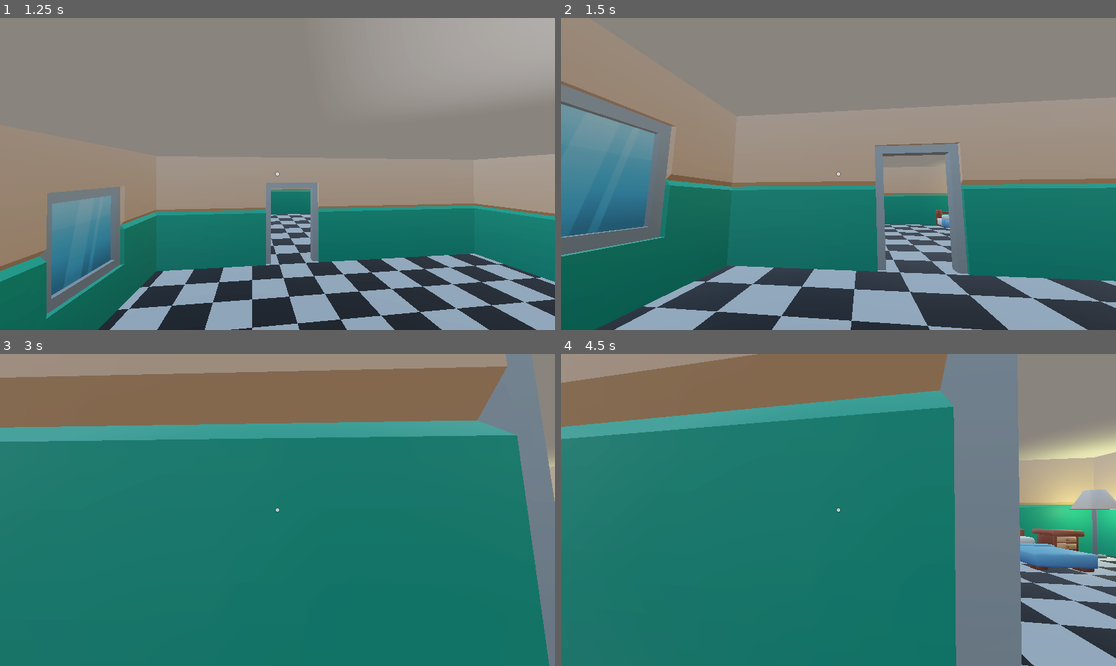
Above: before the commit, frames 1-4 (two rows, left to right).
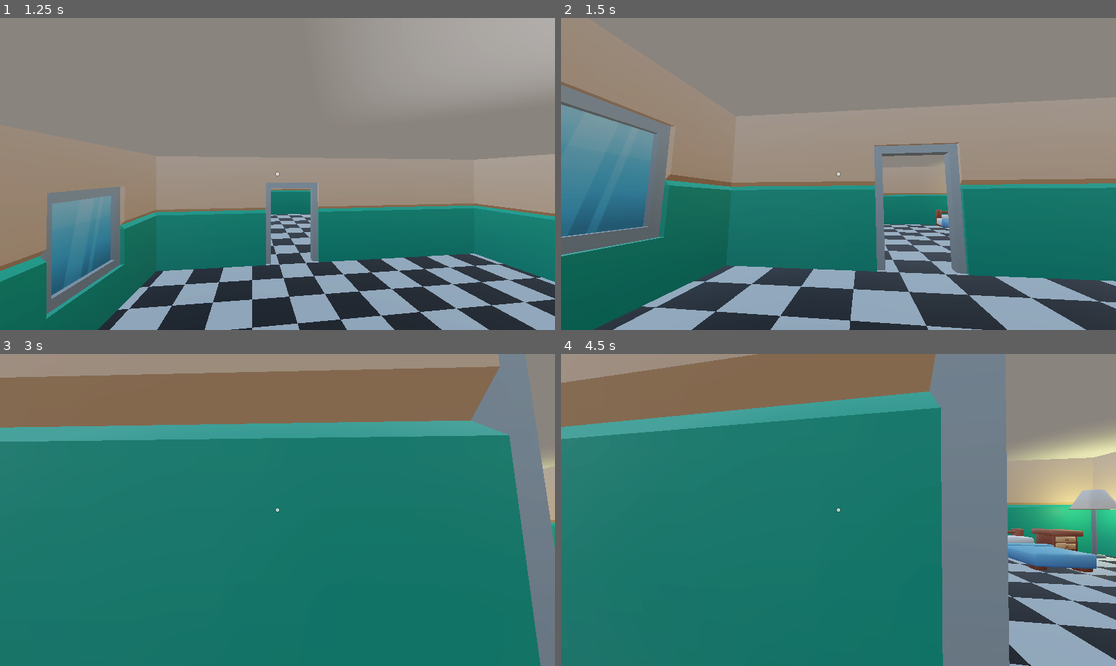
Above: after the commit, the same moments.

Repository: RickvanLoo/GDTV-Halloween-Jam-2025
Game: Godot game, scene res://Levels/Main/Level0.tscn
Same seed, same stepped clock (60 frames per second), same inputs: the game is played once before the commit and once after it.
Inputs (mouse positions are in pixels of both pictures, inside the frame that each line leads up to):
- Up to frame 1 (1.25 s): move the mouse to (305, 174) at 0.52 s; hold W (move_forward) from 0.53 s (still down); hold E (interact) from 0.53 s (still down); click (305, 174) at 0.67 s; tap Space (jump) at 0.77 s
- Up to frame 2 (1.5 s): keep holding W (move_forward); move the mouse to (810, 174) at 1.27 s; release E (interact) at 1.28 s; tap Up (look_down) at 1.35 s; click (810, 174) at 1.42 s
- Up to frame 3 (3 s): keep holding W (move_forward); tap Space (jump) at 1.52 s; move the mouse to (288, 503) at 2.02 s; tap Left (look_left) at 2.1 s; click (288, 503) at 2.17 s; tap Enter at 2.75 s; move the mouse to (271, 516) at 2.77 s; tap Right (look_right) at 2.85 s; click (271, 516) at 2.92 s
- Up to frame 4 (4.5 s): keep holding W (move_forward); tap Space (jump) at 3.02, 3.77 s; move the mouse to (877, 513) at 3.52 s; tap Down (look_up) at 3.6 s; click (877, 513) at 3.67 s; move the mouse to (794, 506) at 4.27 s; tap Shift (sprint) at 4.35 s; click (794, 506) at 4.42 s

Frame 1 is identical in both runs. In frame 2, 0.8% of the frame differs, in the area x 0-100%, y 20-100%; in frame 3, 1.9%; in frame 4, 4.8%, in the area x 66-100%, y 0-100%.

Commit message:
fix jitter
camera rotated immediately before, while character moved in physics process. now both run in physics process and should be in sync

Diff:
--- a/Player/Head.gd
+++ b/Player/Head.gd
@@ -25,8 +25,7 @@
 func _input(event: InputEvent) -> void:
 	# Mouse look (only if the mouse is captured).
 	if event is InputEventMouseMotion and Input.get_mouse_mode() == Input.MOUSE_MODE_CAPTURED:
-		mouse_axis = event.relative
-		camera_rotation()
+		mouse_axis += event.relative
 
 
 # Called every physics tick. 'delta' is constant
@@ -36,7 +35,10 @@
 
 	if joystick_axis != Vector2.ZERO:
 		mouse_axis = joystick_axis * 1000.0 * delta
+
+	if mouse_axis != Vector2.ZERO:
 		camera_rotation()
+		mouse_axis = Vector2.ZERO  # Reset after applying
 
 
 func camera_rotation() -> void:
